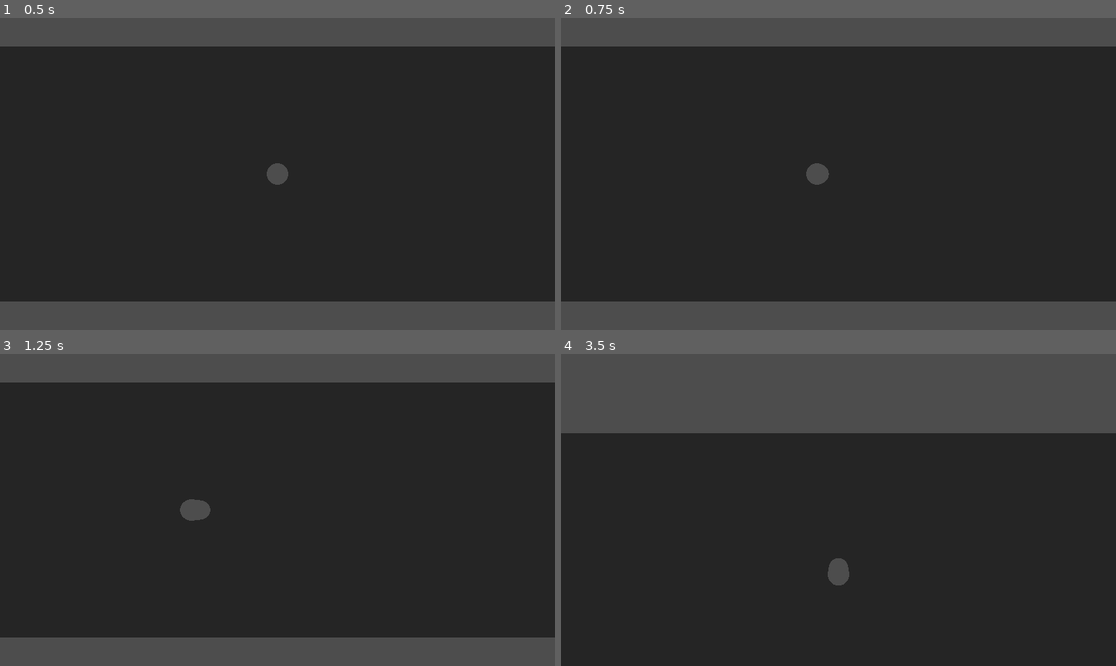
Above: before the commit, frames 1-4 (two rows, left to right).
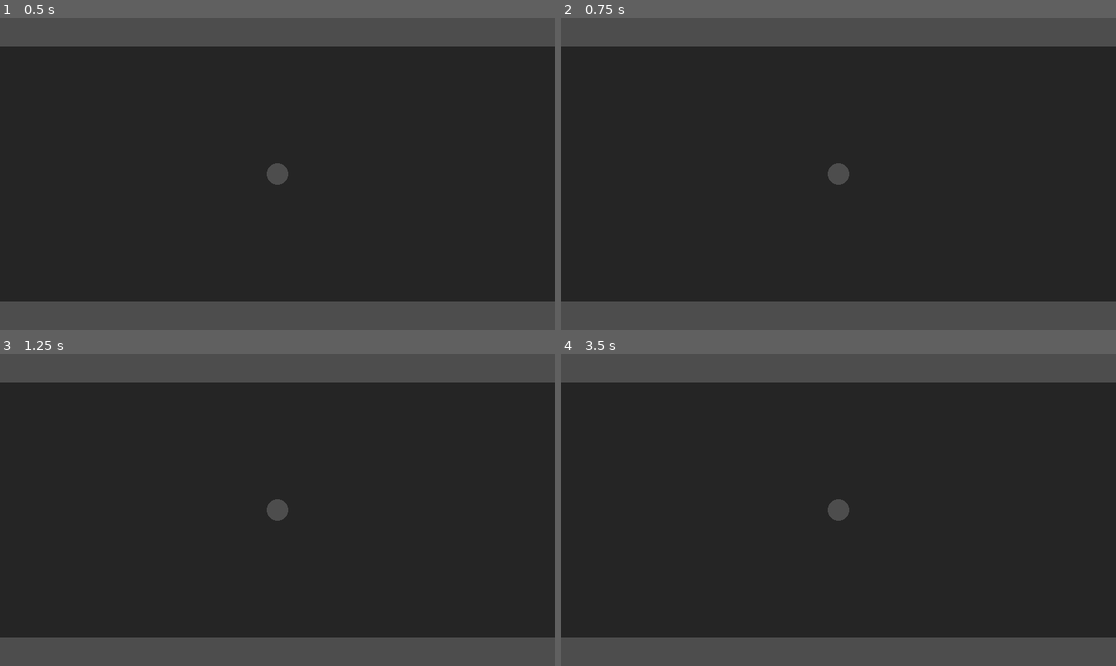
Above: after the commit, the same moments.

Repository: Karsteski/Solaran
Game: Godot game, scene res://main.tscn
Two runs of this game, one before a commit and one after it. Both use one fixed random seed, a clock stepped at 60 frames per second and the inputs below.
Inputs (mouse positions are in pixels of both pictures, inside the frame that each line leads up to):
- Up to frame 1 (0.5 s): no input
- Up to frame 2 (0.75 s): tap Enter (ui_accept) at 0.5 s; move the mouse to (960, 158) at 0.52 s; hold Right (ui_right) from 0.53 s (still down); tap Space at 0.6 s
- Up to frame 3 (1.25 s): keep holding Right (ui_right); tap Enter (ui_accept) at 0.77, 0.8, 1.07 s
- Up to frame 4 (3.5 s): move the mouse to (727, 525) at 1.27 s; release Right (ui_right) at 1.28 s; hold Down (ui_down) 1.28-2.03 s; tap Enter (ui_accept) at 1.35, 1.52, 1.82, 2.3, 2.75, 3.02, 3.32 s; tap Space at 1.55, 2.1, 2.85 s; move the mouse to (894, 441) at 2.02 s; hold Right (ui_right) 2.03-2.78 s; move the mouse to (810, 572) at 2.77 s; hold Up (ui_up) from 2.78 s (still down)

Frame 1 is identical in both runs. In frame 2, 0.4% of the frame differs, in the area x 44-52%, y 46-54%; in frame 3, 0.5%; in frame 4, 26%, in the area x 0-100%, y 9-100%.

Commit message:
Finished implementing smooth camera movement for mouse movements

Diff:
--- a/characters/camera_behaviour.gd
+++ b/characters/camera_behaviour.gd
@@ -3,48 +3,57 @@
 
 @export var SPEED := 20.0
 @export var MOUSE_SPEED := 20.0
-@export var VIEWPORT_EDGE_THRESHOLD := 2;
+@export var VIEWPORT_EDGE_THRESHOLD := 20;
+
+@onready var window: Window = get_viewport().get_window()
+
+var is_mouse_inside_viewport = true
+var mouse_direction: Vector3 = Vector3.ZERO
 
 
+func handle_camera_movement(direction: Vector3, delta: float) -> void:
+	var mouse_position: Vector2 = get_viewport().get_mouse_position()
+	var viewport_size: Vector2 = get_viewport().size
+
+	# Camera positions are only updated if the mouse is moving in the direction of the relevant quadrant
+	# Taking care of diagonal camera movement in a clockwise order
+	if mouse_position.x < VIEWPORT_EDGE_THRESHOLD and mouse_position.y < VIEWPORT_EDGE_THRESHOLD:
+		position.x = lerp(position.x, position.x + mouse_direction.x * MOUSE_SPEED, MOUSE_SPEED * delta) if mouse_direction.x < 0.0 else position.x
+		position.z = lerp(position.z, position.z + mouse_direction.y * MOUSE_SPEED, MOUSE_SPEED * delta) if mouse_direction.y < 0.0 else position.z
+	elif mouse_position.x > viewport_size.x - VIEWPORT_EDGE_THRESHOLD and mouse_position.y < VIEWPORT_EDGE_THRESHOLD:
+		position.x = lerp(position.x, position.x + mouse_direction.x * MOUSE_SPEED, MOUSE_SPEED * delta) if mouse_direction.x > 0.0 else position.x
+		position.z = lerp(position.z, position.z + mouse_direction.y * MOUSE_SPEED, MOUSE_SPEED * delta) if mouse_direction.y < 0.0 else position.z
+	elif mouse_position.x > viewport_size.x - VIEWPORT_EDGE_THRESHOLD and mouse_position.y > viewport_size.y - VIEWPORT_EDGE_THRESHOLD:
+		position.x = lerp(position.x, position.x + mouse_direction.x * MOUSE_SPEED, MOUSE_SPEED * delta) if mouse_direction.x > 0.0 else position.x
+		position.z = lerp(position.z, position.z + mouse_direction.y * MOUSE_SPEED, MOUSE_SPEED * delta) if mouse_direction.y > 0.0 else position.z
+	elif mouse_position.x < VIEWPORT_EDGE_THRESHOLD and mouse_position.y > viewport_size.y - VIEWPORT_EDGE_THRESHOLD:
+		position.x = lerp(position.x, position.x + mouse_direction.x * MOUSE_SPEED, MOUSE_SPEED * delta) if mouse_direction.x < 0.0 else position.x
+		position.z = lerp(position.z, position.z + mouse_direction.y * MOUSE_SPEED, MOUSE_SPEED * delta) if mouse_direction.y > 0.0 else position.z
+	# Horizontal or vertical camera movement
+	elif mouse_position.x < VIEWPORT_EDGE_THRESHOLD:
+		position.x = lerp(position.x, position.x + mouse_direction.x * MOUSE_SPEED, MOUSE_SPEED * delta) if mouse_direction.x < 0.0 else position.x
+	elif mouse_position.x > viewport_size.x - VIEWPORT_EDGE_THRESHOLD:
+		position.x = lerp(position.x, position.x + mouse_direction.x * MOUSE_SPEED, MOUSE_SPEED * delta) if mouse_direction.x > 0.0 else position.x
+	elif mouse_position.y < VIEWPORT_EDGE_THRESHOLD:
+		position.z = lerp(position.z, position.z + mouse_direction.y * MOUSE_SPEED, MOUSE_SPEED * delta) if mouse_direction.y < 0.0 else position.z
+	elif mouse_position.y > viewport_size.y - VIEWPORT_EDGE_THRESHOLD:
+		position.z = lerp(position.z, position.z + mouse_direction.y * MOUSE_SPEED, MOUSE_SPEED * delta) if mouse_direction.y > 0.0 else position.z
+
+func _ready() -> void:
+	# Note: This is bugged on the COSMIC DE on Linux, and possibly other tiling WMs
+	# The cursor is able to leave the window despite having set "Input.mouse_mode = Input.MOUSE_MODE_CONFINED"
+	# Is this better behaved on other DEs/OSes?
+	window.mouse_entered.connect(func(): is_mouse_inside_viewport = true)
+	window.mouse_exited.connect(func(): is_mouse_inside_viewport = false)
+
 func _unhandled_input(event: InputEvent) -> void:
-	if event is InputEventKey and event.is_pressed():
-		if event.keycode == KEY_SPACE:
-			position = Vector3(0, position.y, 0)
+	# TODO: hardcoded keybind 🤮
+	if event is InputEventKey and event.keycode == KEY_SPACE and event.is_pressed():
+		# Reset camera
+		position = Vector3(0.0, position.y, 0.0)
+	if event is InputEventMouseMotion:
+		# TODO: I still don't fully understand why to use the transform basis
+		mouse_direction = (transform.basis * Vector3(event.velocity.x, 0.0, event.velocity.y)).normalized()
 
-		var input_direction: Vector2 = Input.get_vector("ui_left", "ui_right", "ui_up", "ui_down")
-		var direction: Vector3 = (transform.basis * Vector3(input_direction.x, 0.0, input_direction.y)).normalized()
-
-
-		if direction:
-			position.x += direction.x * SPEED
-			position.z += direction.y * SPEED
-
-	if event is InputEventMouseMotion:
-		var mouse_position: Vector2 = get_viewport().get_mouse_position()
-		var viewport_size: Vector2 = get_viewport().size
-
-
-		print("mouse_position = ", mouse_position)
-		print("viewport_size = ", viewport_size)
-		print("event_velocity = ", event.velocity)
-
-
-		if (mouse_position.x < VIEWPORT_EDGE_THRESHOLD or mouse_position.x > viewport_size.x - VIEWPORT_EDGE_THRESHOLD
-			or mouse_position.y < VIEWPORT_EDGE_THRESHOLD or mouse_position.y > viewport_size.y - VIEWPORT_EDGE_THRESHOLD):
-
-			var mouse_direction: Vector3 = (transform.basis * Vector3(event.velocity.x, 0.0, event.velocity.y)).normalized()
-			position.x += mouse_direction.x
-			position.z += mouse_direction.y
-
-
-
-
-# Called when the node enters the scene tree for the first time.
-func _ready() -> void:
-	# look_at(position)
-	pass
-
-
-# Called every frame. 'delta' is the elapsed time since the previous frame.
 func _process(delta: float) -> void:
-	pass
+	handle_camera_movement(mouse_direction, delta)
--- a/characters/player_behaviour.gd
+++ b/characters/player_behaviour.gd
@@ -10,20 +10,3 @@
 	# Add the gravity.
 	if not is_on_floor():
 		velocity += get_gravity() * delta
-
-	# Handle jump.
-	# if Input.is_action_just_pressed("ui_accept") and is_on_floor():
-	# 	velocity.y = JUMP_VELOCITY
-	#
-	# # Get the input direction and handle the movement/deceleration.
-	# # As good practice, you should replace UI actions with custom gameplay actions.
-	# var input_dir := Input.get_vector("ui_left", "ui_right", "ui_up", "ui_down")
-	# var direction := (transform.basis * Vector3(input_dir.x, 0, input_dir.y)).normalized()
-	# if direction:
-	# 	velocity.x = direction.x * SPEED
-	# 	velocity.z = direction.z * SPEED
-	# else:
-	# 	velocity.x = move_toward(velocity.x, 0, SPEED)
-	# 	velocity.z = move_toward(velocity.z, 0, SPEED)
-	#
-	# move_and_slide()
--- a/characters/test_subject.tscn
+++ b/characters/test_subject.tscn
@@ -27,5 +27,5 @@
 transform = Transform3D(1, 0, 0, 0, -4.37114e-08, 1, 0, -1, -4.37114e-08, 0, 10, 0)
 script = ExtResource("3_21nq0")
 SPEED = 1.0
-MOUSE_SPEED = null
-VIEWPORT_EDGE_THRESHOLD = null
+MOUSE_SPEED = 6.0
+VIEWPORT_EDGE_THRESHOLD = 40
